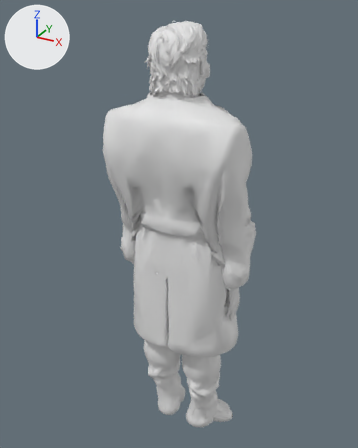
The glTF model assets/people/bold_cowboy_layered.glb: old version first, new version second.
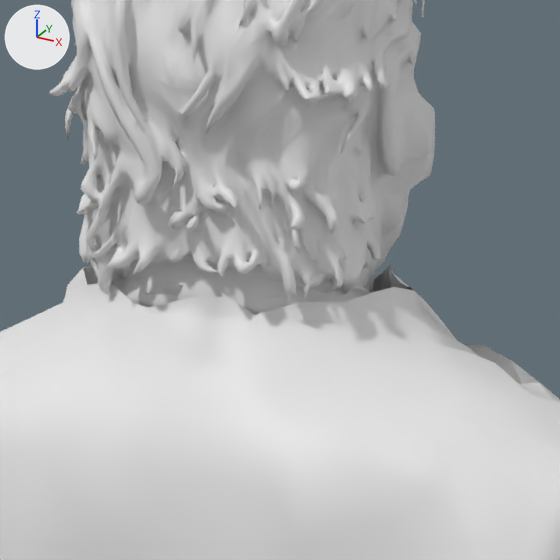
The first picture shows the older version from a 50 mm camera at (0.918, -1.726, 1.938) aimed at (-0.046, 0.027, 1.062). The close-ups show the older and then the newer version on the part from 38% to 65% of the width and 10% to 32% of the height of that picture. Only the edits that show in the close-ups are written down. Arrows for +X, +Y and +Z are at upper left; the lights stay in place. Vertices at exactly the same position are counted once.

Names of what the first close-up shows: 'body_coat', 'body_head', 'body_shirt' and 1 more.
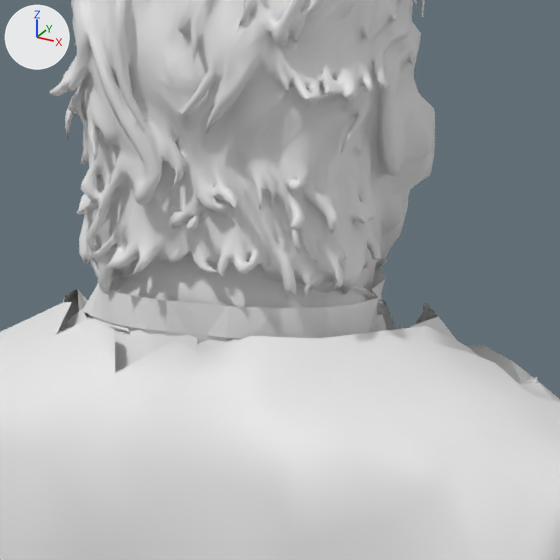
Edits to the bpy script that builds the scene:
```text
Change me_body_coat:
    used by ob_body_coat; location = (0.0, 0.0, 0.0)
    remove me_body_coat.from_pydata(...)  # 3187 vertices, 6000 faces; spans x -0.312..0.31, y -0.225..0.192, z 0.534..1.649
    add me_body_coat.from_pydata(...)  # 3118 vertices, 5870 faces; spans x -0.312..0.31, y -0.225..0.192, z 0.534..1.623
    me_body_coat part 1
    71 vertices are removed from x -0.12..0.121, y -0.151..0.045, z 1.613..1.649
    135 faces are deleted
    10 vertices move from x -0.021..0.031, y 0.021..0.063, z 1.573..1.619 to x -0.021..0.031, y 0.022..0.071, z 1.573..1.619
    2 vertices are added at (-0.008, 0.05, 1.613), (-0.018, 0.047, 1.614)
    5 new faces join them
Change me_body_shirt:
    used by ob_body_shirt; location = (0.0, 0.0, 0.0)
    remove me_body_shirt.from_pydata(...)  # 373 vertices, 438 faces; spans x -0.287..0.288, y -0.182..0.094, z 0.926..1.647
    add me_body_shirt.from_pydata(...)  # 582 vertices, 774 faces; spans x -0.287..0.288, y -0.182..0.101, z 0.919..1.634
    me_body_shirt part 2: a new loose piece of 160 vertices spanning x -0.099..0.1, y -0.147..0.089, z 1.577..1.634
    me_body_shirt part 3: 14 vertices moved from x -0.155..0.036, y -0.075..0.087, z 1.446..1.584 to x -0.156..0.036, y -0.075..0.087, z 1.446..1.583; 48 vertices removed from x -0.187..0.196, y -0.164..0.094, z 1.426..1.647; 96 vertices added at x -0.19..0.197, y -0.164..0.101, z 1.408..1.583
    other edits to the shape of me_body_shirt do not show in these pictures
```

What differs and where, as boxes [x1, y1, x2, y2] in the close-ups (560 x 560 px; the box of a moved part takes in the faces that stretch with it):
'body_coat', reshaped
    before: [0, 263, 560, 560]
    after: [0, 289, 560, 560]
'body_shirt', reshaped (mostly hidden before)
    before: [369, 274, 374, 292]
    after: [82, 258, 538, 384]
part 1 of me_body_coat, cut back
    before: [57, 263, 456, 372]
part 2 of me_body_shirt, added
    after: [82, 258, 387, 344]
part 3 of me_body_shirt, moved or reshaped (mostly hidden)
    before: [369, 274, 374, 292]
    after: [519, 377, 538, 384]
'body_vest', unchanged, uncovered by the edit
    before: [145, 285, 282, 297]
    after: [63, 308, 238, 353]
